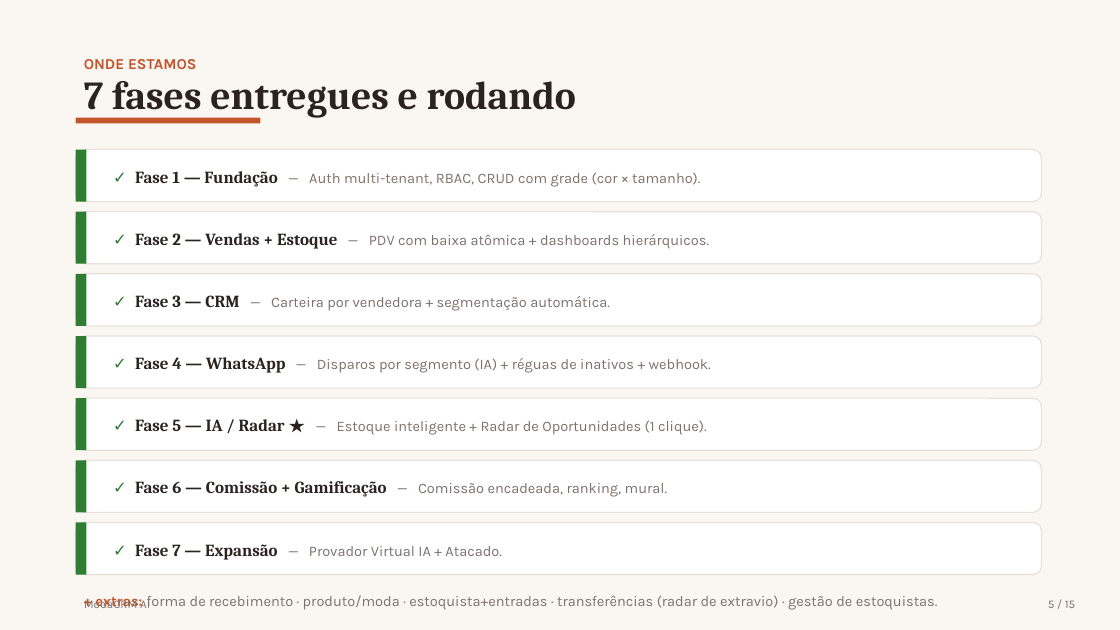
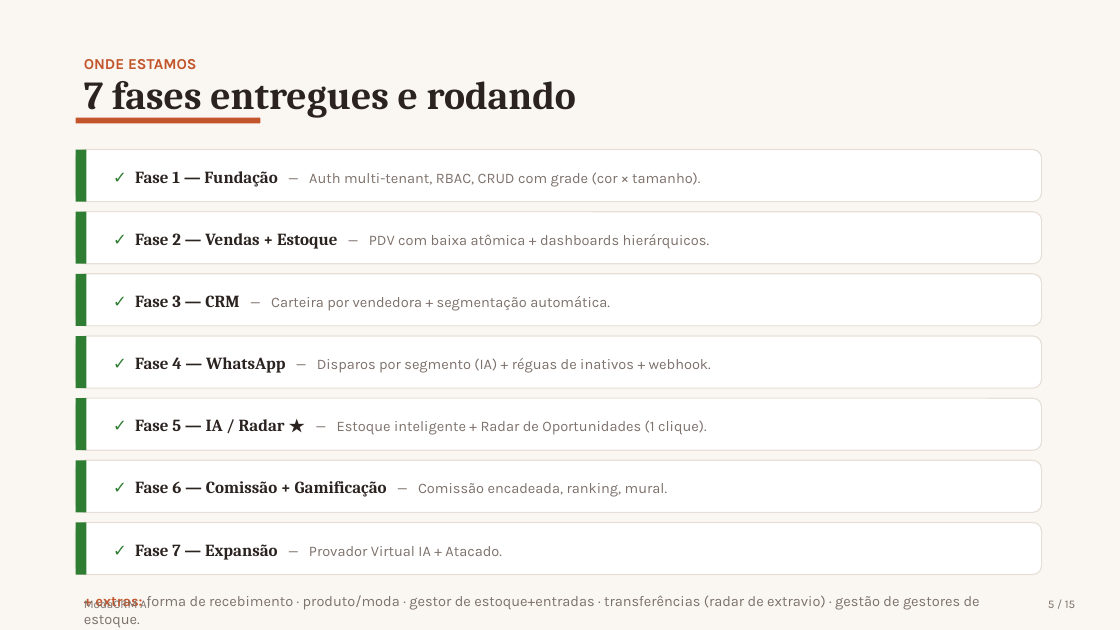
Before and after one commit to GedeanJohn/zaieze, a slide deck: slide 5 of apresentacao/ModaCRM-AI.pptx. Drawn at 1120x630 pixels with LibreOffice and Linux fonts; fonts in the diff are those of the drawing. Boxes give left, top, right and bottom in pixels: in the first picture for what was removed or moved away, otherwise in the second. Text is boxed around its words. In the diff, an @@ line names an element or a change of style, - is before the commit and + after.

```diff
--- a/apresentacao/ModaCRM-AI.pptx
+++ b/apresentacao/ModaCRM-AI.pptx
@@ text at [84, 595, 980, 628]: text changed @@
-+ extras: forma de recebimento · produto/moda · estoquista+entradas · transferências (radar de extravio) · gestão de estoquistas.
++ extras: forma de recebimento · produto/moda · gestor de estoque+entradas · transferências (radar de extravio) · gestão de gestores de estoque.
```
Also in this commit, not shown: 1 other slide changed, 32 other files.
